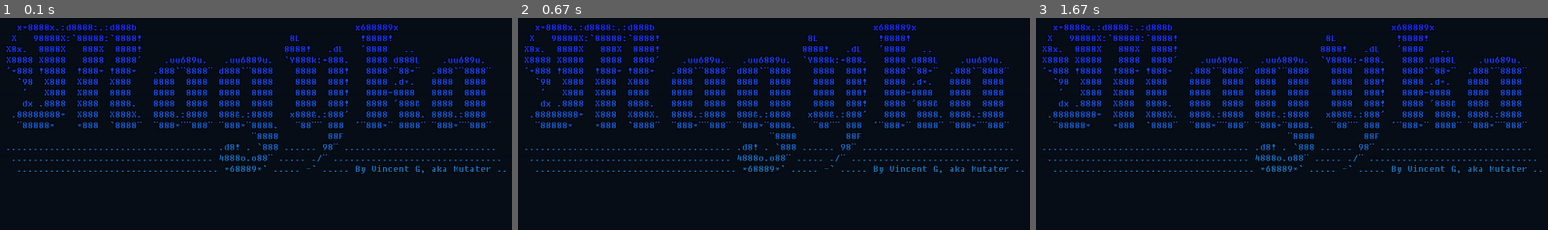
Above: before the commit, frames 1-3 (left to right).
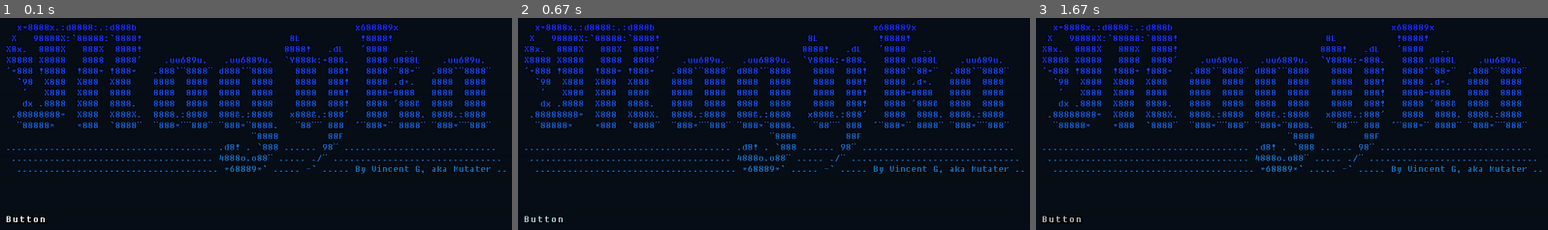
Above: after the commit, the same moments.

Repository: mutater/pygame-magyka
Game: pygame game, started from magyka.py
Same seed, same stepped clock (60 frames per second), same inputs: the game is played once before the commit and once after it.
Inputs (mouse positions are in pixels of both pictures, inside the frame that each line leads up to):
- Up to frame 1 (0.1 s): no input
- Up to frame 2 (0.67 s): click (543, 219) at 0.38 s
- Up to frame 3 (1.67 s): tap A at 0.67 s; tap Esc at 1 s; press the mouse at (1061, 219) at 1.37 s; move the mouse to (outside the picture) at 1.47 s; release the mouse at (outside the picture) at 1.6 s

The runs differ from the first frame. In frame 1, 0.1% of the frame differs, in the area x 1-9%, y 93-97%; in frame 2, 0.1%; in frame 3, 0.1%.

Commit message:
interactable changes, inputGroup, intputCode, button

Diff:
--- a/library/common.py
+++ b/library/common.py
@@ -1,4 +1,4 @@
-from typing import Union, Tuple, List, Dict, Sequence, Protocol, Callable
+from typing import Union, Tuple, List, Dict, Sequence, Protocol, Callable, Optional
 import pygame
 
 Coordinate = Union[Tuple[float, float], Sequence[float], pygame.Vector2]
@@ -20,8 +20,6 @@
 RGBColorValue = Union[pygame.Color, Tuple[int, int, int]]
 ColorValue = Union[pygame.Color, int, str, Tuple[int, int, int], RGBAOutput, Sequence[int]]
 
-InputCodeValue = Union[int, Tuple[int, int]]
-
 def replace_color(source: pygame.Surface, old: ColorValue, new: ColorValue):
     if not isinstance(old, pygame.Color):
         try:
@@ -40,8 +38,14 @@
             if source.get_at((x, y)) == old:
                 source.set_at((x, y), new)
 
-def rgb_to_hex(rgb: ColorValue):
-    if not isinstance(rgb, pygame.Color):
-        rgb = pygame.Color(rgb)
+def to_hex(color: ColorValue):
+    if not isinstance(color, pygame.Color):
+        color = pygame.Color(color)
 
-    return f"#{rgb.r:02X}{rgb.g:02X}{rgb.b:02X}"
+    return f"#{color.r:02X}{color.g:02X}{color.b:02X}"
+
+def to_list(var) -> List:
+    return var if type(var) is list else [var]
+
+def add_coords(coord_a: Coordinate, coord_b: Coordinate) -> Coordinate:
+    return (coord_a[0] + coord_b[0], coord_a[1] + coord_b[1])
--- /dev/null
+++ b/library/input/button.py
@@ -0,0 +1,22 @@
+import pygame
+
+from library.common import *
+from library.input.interactable import Interactable, InputCodeValue, EventCallable
+from library.text import Text
+
+class Button(Interactable):
+    def __init__(self, dest: Coordinate, text: Text):
+        super().__init__()
+        self.dest = dest
+        self.text = text
+        self.rect = pygame.Rect(dest[0], dest[1], self.text.get_width(), self.text.get_height())
+
+    def with_inputs(self, key: InputCodeValue, callback: EventCallable):
+        self.set_keys([key])
+        self.set_buttons([1])
+        self.set_callbacks([("main", callback)])
+        return self
+
+    def draw(self, surface: pygame.Surface, offset: Coordinate = (0, 0)):
+        self.text.color = self.color
+        self.text.draw(surface, add_coords(self.dest, offset))
--- a/library/input/inputCode.py
+++ b/library/input/inputCode.py
@@ -1,7 +1,15 @@
 from library.common import *
 
+InputCodeValue = int | Tuple[int, str | List[str]]
+
 class InputCode:
-    def __init__(self, code: Tuple[int, ]):
+    def __init__(self, code: int, callbacks: List[str] | None = None):
         self.code = code
         self.pressed = False
-        self.callback_ids = callback_ids
+        self.callbacks = callbacks
+
+    def has_callback(self, callback: str) -> bool:
+        if self.callbacks == None:
+            return True
+        else:
+            return callback in self.callbacks
--- /dev/null
+++ b/library/input/inputGroup.py
@@ -0,0 +1,67 @@
+import pygame
+
+from library.common import *
+from library.input.interactable import Interactable
+
+class InputGroup(Interactable):
+    def __init__(self, dest: Coordinate):
+        super().__init__()
+        self.dest = dest
+        self.interactables: List[Interactable] = []
+        self.head: Interactable | None = None
+        self.tail: Interactable | None = None
+        self.selected: Interactable | None = None
+
+        self.add_keys([
+            (pygame.K_DOWN, "next"),
+            (pygame.K_UP, "prev")
+        ])
+
+        self.add_callbacks([
+            ("next", self.select_next),
+            ("prev", self.select_prev)
+        ])
+
+    def add_interactable(self, interactable: Interactable):
+        if self.head == None or self.tail == None:
+            self.head = interactable
+            self.tail = interactable
+        interactable.next = self.head
+        interactable.prev = self.tail
+        self.tail.next = interactable
+        self.head.prev = interactable
+        self.tail = interactable
+
+    def select_next(self, event: pygame.event.Event):
+        if self.selected != None:
+            self.selected = self.selected.next
+        else:
+            self.selected = self.head
+
+    def select_prev(self, event: pygame.event.Event):
+        if self.selected != None:
+            self.selected = self.selected.prev
+        else:
+            self.selected = self.tail
+
+    def on_event(self, event: pygame.event.Event):
+        i = self.head
+
+        while i != None:
+            i.on_event(event)
+
+            i = i.next
+
+            if i == self.head:
+                break
+
+    def draw(self, surface: pygame.Surface, offset: Coordinate = (0, 0)):
+        i = self.head
+
+        while i != None:
+            i.draw(surface, add_coords(self.dest, offset))
+
+            i = i.next
+
+            if i == self.head:
+                break
--- a/library/input/interactable.py
+++ b/library/input/interactable.py
@@ -1,28 +1,39 @@
 import pygame
 
 from library.common import *
-from library.input.inputCode import InputCode
+from library.input.inputCode import InputCode, InputCodeValue
+
+class EventCallable(Protocol):
+    def __call__(self, event: pygame.event.Event) -> None:
+        pass
+
+CallbackValue = Tuple[str, EventCallable]
 
 class Interactable:
     def __init__(self):
         self.rect = pygame.Rect(0, 0, 0, 0)
 
+        self.next: Interactable | None = None
+        self.prev: Interactable | None = None
+
         self.color = pygame.Color("white")
-        self.color_disabled = pygame.Color("white")
+        self.color_disabled = pygame.Color("darkgray")
         self.color_normal = pygame.Color("white")
-        self.color_selected = pygame.Color("white")
-        self.color_pressed = pygame.Color("white")
+        self.color_selected = pygame.Color("lightblue")
+        self.color_pressed = pygame.Color("gray")
 
         self._enabled = True
         self._pressed = False
         self._selected = False
 
-        self.callbacks: List[Callable[[pygame.event.Event]]] = []
+        self.callbacks: Dict[str, EventCallable] = {}
 
         self.esc_cancels = True
 
         self.keys: List[InputCode] = []
         self.buttons: List[InputCode] = []
+
+    # Getters / Setters
 
     @property
     def enabled(self):
@@ -53,71 +64,93 @@
         if self.enabled and not self.pressed:
             self.color = self.color_selected if value else self.color_normal
 
-    def set_keys(self, keys: Tuple[InputCode]):
+    # Methods
 
+    def _add_input_code(self, input_code_list: List[InputCode], input_code: InputCodeValue):
+        if type(input_code) is Tuple:
+            input_code_list.append(InputCode(input_code[0], to_list(input_code[1])))
+        else:
+            input_code_list.append(InputCode(input_code)) # type: ignore
+
+    def add_key(self, key: InputCodeValue):
+        self._add_input_code(self.keys, key)
+
+    def add_keys(self, keys: List[InputCodeValue]):
+        for key in keys:
+            self.add_key(key)
+
+    def set_keys(self, keys: List[InputCodeValue]):
         self.keys.clear()
-        for key in keys:
-            self.keys.append(key)
+        self.add_keys(keys)
 
-    def add_key(self, key: int, callback_id: List[int] | None = None):
-        self.keys.append((key, callback_id))
+    def add_button(self, button: InputCodeValue):
+        self._add_input_code(self.buttons, button)
 
-    def set_buttons(self, buttons: List[Tuple[int, List[int] | None]]):
+    def add_buttons(self, buttons: List[InputCodeValue]):
+        for button in buttons:
+            self.add_button(button)
+
+    def set_buttons(self, buttons: List[InputCodeValue]):
         self.buttons.clear()
-        for button in buttons:
-            self.add_button(button[0], button[1])
+        self.add_buttons(buttons)
 
-    def add_button(self, button: int, callback_id: List[int] | None = None):
-        self.buttons.append((button, callback_id))
+    def clear_pressed(self):
+        for key in self.keys:
+            key.pressed = False
 
-    def set_callbacks(self, callbacks: List[Callable[[pygame.event.Event]]]):
-        self.callbacks.clear()
+        for button in self.buttons:
+            button.pressed = False
+
+        self.pressed = False
+
+    def add_callback(self, callback: CallbackValue):
+        self.callbacks[callback[0]] = callback[1]
+
+    def add_callbacks(self, callbacks: List[CallbackValue]):
         for callback in callbacks:
             self.add_callback(callback)
 
-    def add_callback(self, callback: Callable[[pygame.event.Event]]):
-        self.callbacks.append(callback)
+    def set_callbacks(self, callbacks: List[CallbackValue]):
+        self.callbacks.clear()
+        self.add_callbacks(callbacks)
 
-    def call_callbacks(self, event: pygame.event.Event, input_code: Tuple[int, List[int] | None]):
-        for i in range(len(self.callbacks)):
-            if input_code[1] != None and i in input_code[1]:
-                self.callbacks[i](event)
+    def _call_callbacks(self, event: pygame.event.Event, input_code: InputCode):
+        for k in self.callbacks:
+            if input_code.has_callback(k):
+                self.callbacks[k](event)
 
-        if event.type == pygame.KEYDOWN:
-            self.keys_pressed[input_code[0]] = False
-        elif event.type == pygame.MOUSEBUTTONDOWN:
-            self.buttons_pressed[input_code[0]] = False
-
-        self.pressed = any(self.keys_pressed.items()) or any(self.buttons_pressed.items())
+        self.clear_pressed()
 
     def on_event(self, event: pygame.event.Event):
         if event.type == pygame.KEYDOWN:
-            for button in self.keys:
-                if event.key == button[0]:
-                    self.keys_pressed[event.key] = True
+            for key in self.keys:
+                if event.key == key.code:
+                    key.pressed = True
+                    self.pressed = True
                     break
 
             if self.esc_cancels and event.key == pygame.K_ESCAPE:
-                self.keys_pressed.clear()
-                self.buttons_pressed.clear()
+                self.clear_pressed()
+
         elif event.type == pygame.KEYUP:
-            if self.keys_pressed.get(event.key, False):
-                self.call_callbacks
-                self.keys_pressed[event.key] = False
+            for key in self.keys:
+                if event.key == key.code:
+                    self._call_callbacks(event, key)
+
         elif event.type == pygame.MOUSEBUTTONDOWN:
             for button in self.buttons:
-                if event.button == button[0]:
-                    self.buttons_pressed[event.button] = True
+                if event.button == button.code:
+                    button.pressed = True
+                    self.pressed = True
                     break
+
         elif event.type == pygame.MOUSEBUTTONUP:
-            if self.buttons_pressed.get(event.button, False) and self.rect.collidepoint(event.pos):
-                self.call_callbacks(event)
-                self.buttons_pressed[event.button] = False
+            for button in self.buttons:
+                if event.button == button.code and self.rect.collidepoint(event.pos):
+                    self._call_callbacks(event, button)
+
         elif event.type == pygame.MOUSEMOTION:
-            if self.rect.collidepoint(event.pos):
-                self.selected = True
+            self.selected = self.rect.collidepoint(event.pos)
 
-        self.pressed = any(self.keys_pressed.items()) or any(self.buttons_pressed.items())
-
-    def draw(self, surface: pygame.Surface):
+    def draw(self, surface: pygame.Surface, offset: Coordinate = (0, 0)):
         pass
--- a/library/screen.py
+++ b/library/screen.py
@@ -4,11 +4,16 @@
     from library.gameManager import GameManager
     from library.gameState import GameState
     from library.screenManager import ScreenManager
+    from library.input.interactable import Interactable
+
+import pygame
+from typing import List
 
 class Screen:
     name = "screen"
 
     def __init__(self, gm: GameManager, gs: GameState, sm: ScreenManager, name: str):
+        self.interactables: List[Interactable] = []
         self.next: Screen | None = None
         self.gm = gm
         self.gs = gs
@@ -18,8 +23,18 @@
     def start(self):
         pass
 
-    def update(self):
+    def update(self, events: List[pygame.event.Event]):
         pass
+
+    def update_interactables(self, events: List[pygame.event.Event]):
+        for event in events:
+            for inter in self.interactables:
+                inter.on_event(event)
+
 
     def draw(self, screen: pygame.Surface):
         pass
+
+    def draw_interactables(self, screen: pygame.Surface):
+        for inter in self.interactables:
+            inter.draw(screen)
--- a/library/screenManager.py
+++ b/library/screenManager.py
@@ -48,11 +48,13 @@
 
             current.start()
             while current == self.top:
-                for event in pygame.event.get():
+                events = pygame.event.get()
+
+                for event in events:
                     if event.type == pygame.QUIT:
                         return
 
-                current.update()
+                current.update(events)
 
                 screen.fill("#080f18")
 
--- a/library/text.py
+++ b/library/text.py
@@ -1,18 +1,25 @@
-import pygame as pg
+import pygame
 
 from library.common import *
 
 class Text:
     def __init__(self, size: Coordinate):
-        self.surface = pg.Surface(size)
-        self.surface.fill((255, 0, 255))
-        self.surface.set_colorkey((255, 0, 255))
+        self.surface = pygame.Surface(size, pygame.SRCALPHA)
+        self.surface.fill((0, 0, 0, 0))
+        self.draw_surface = pygame.Surface(size, pygame.SRCALPHA)
+        self.color = pygame.Color("white")
+        self.o_color = pygame.Color("black")
 
-    def blit(self, surface: pg.Surface, dest: Coordinate):
+    def blit(self, surface: pygame.Surface, dest: Coordinate):
         self.surface.blit(surface, dest)
 
-    def draw(self, surface: pg.Surface, dest: Coordinate):
-        surface.blit(self.surface, dest)
+    def draw(self, surface: pygame.Surface, dest: Coordinate):
+        if self.color != self.o_color:
+            self.draw_surface = self.surface.copy()
+            replace_color(self.draw_surface, (255, 255, 255), self.color)
+            self.o_color = self.color
+
+        surface.blit(self.draw_surface, dest)
 
     def get_width(self) -> int:
         return self.surface.get_width()
--- a/screen/title.py
+++ b/screen/title.py
@@ -6,6 +6,8 @@
     from library.screenManager import ScreenManager
 
 from library.screen import Screen
+from library.input.interactable import Interactable
+from library.input.button import Button
 
 from constant.fonts import *
 
@@ -36,12 +38,31 @@
         new_title_string = ""
 
         for i in range(len(title_string_split)):
-            new_title_string += f"/c[{rgb_to_hex((25, 50 + i * 5, 250 - i * 5))}]{title_string_split[i]}\n"
+            new_title_string += f"/c[{to_hex((25, 50 + i * 5, 250 - i * 5))}]{title_string_split[i]}\n"
 
         self.title_text = fonts.text(new_title_string)
 
-    def update(self):
-        pass
+        # Interactables
+
+        self.test = Interactable()
+        self.test.set_keys([pygame.K_a, pygame.K_b])
+        self.test.set_callbacks([
+            ("main", self.print)
+        ])
+        self.interactables.append(self.test)
+
+        self.test2 = Button((umx, umy * 15), fontm.text("Button")).with_inputs(pygame.K_b, self.print)
+        self.interactables.append(self.test2)
+
+    def update(self, events: List[pygame.event.Event]):
+        self.update_interactables(events)
 
     def draw(self, screen: pygame.Surface):
         self.title_text.draw(screen, (umx, umy))
+
+        self.draw_interactables(screen)
+
+    # Callbacks
+
+    def print(self, event: pygame.event.Event):
+        print("hello")
